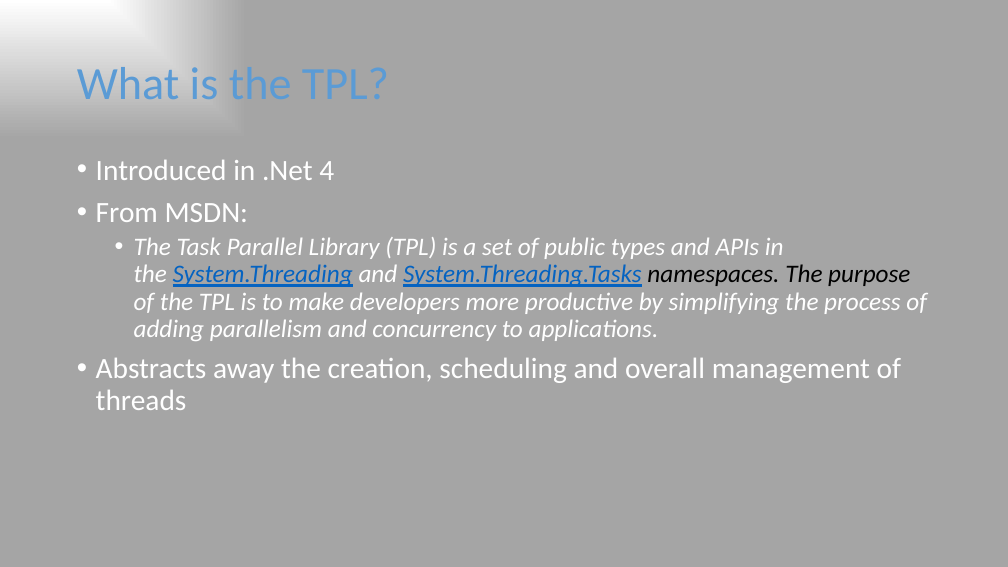
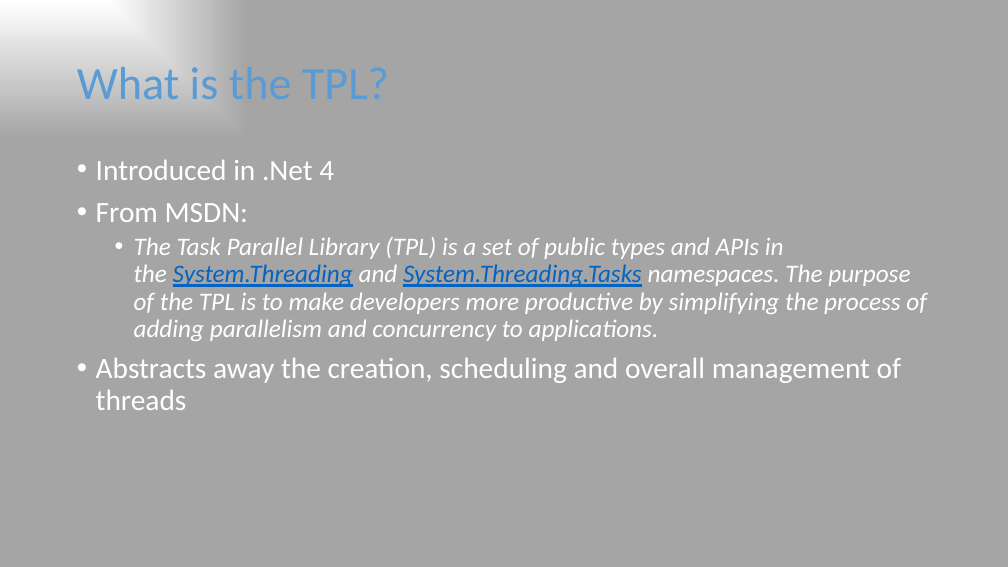
Before and after one commit to CSharpDevConnect/CSharpDevConnect.TPL, a slide deck: slide 2 of DevConnect-TPL.pptx. Drawn at 1008x567 pixels with LibreOffice and Linux fonts; fonts in the diff are those of the drawing; background and template pictures are left out. Boxes give left, top, right and bottom in pixels: in the first picture for what was removed or moved away, otherwise in the second. Text is boxed around its words. In the diff, an @@ line names an element or a change of style, - is before the commit and + after.

```diff
--- a/DevConnect-TPL.pptx
+++ b/DevConnect-TPL.pptx
@@ text at box(134, 237, 927, 341): text colour #000000 to #FFFFFF in "namespaces. The purpose" @@
```
Also in this commit, not shown: 6 other slides changed, 1 slide added.
